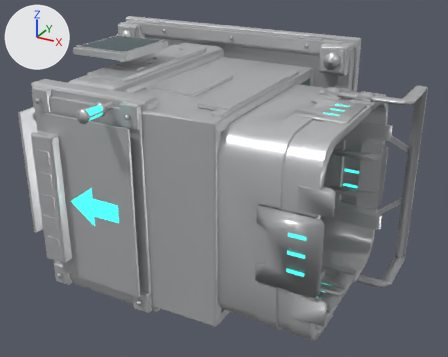
What one commit did to the OBJ model assets/models/lods/SM_TeleporterItemInput_LOD2.obj.
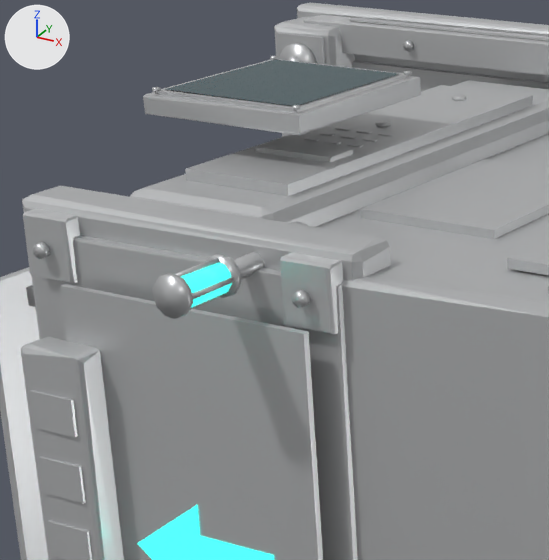
Each version appears first whole from a camera (50 mm lens) standing at (374.0, -730.0, 283.0) and looking at (57.0, -153.0, -5.0), and next in a close-up on the part from 5% to 47% of the width and 4% to 58% of the height. Arrows for +X, +Y and +Z are at upper left; the lights stay in place. The older version's two pictures come first. Where no turn or scale is listed for an object, it has been applied to the vertices.

In view in the first close-up: 'SM_TeleporterItemInput.001'.
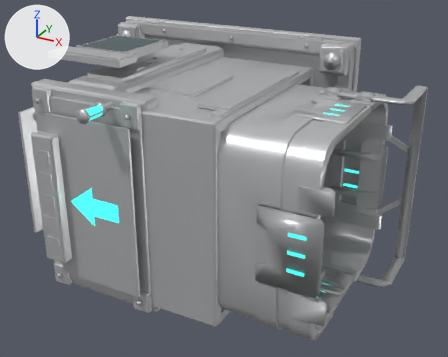
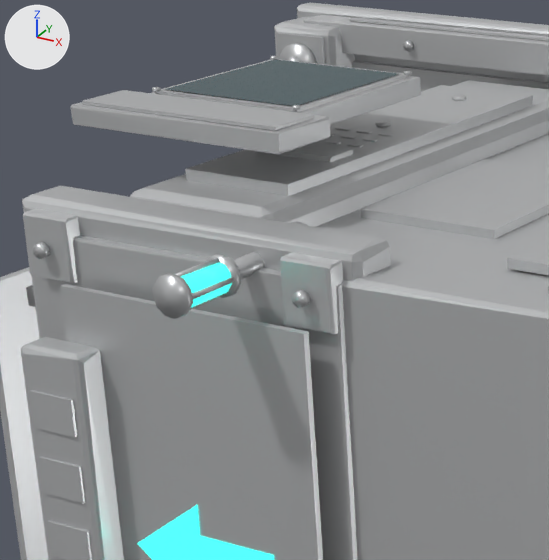
What the commit changed:
me_sm_teleporteriteminput_001 is used by ob_sm_teleporteriteminput_001; location (0.0, 0.0, 0.0).
me_sm_teleporteriteminput_001 had 3405 vertices, 5820 faces, 13 loose edges and spanned x -180.0..253.0, y -323.0..0.0, z -146.0..146.0.
me_sm_teleporteriteminput_001 now has 3435 vertices, 5872 faces, 13 loose edges and spans x -180.0..253.0, y -323.0..0.0, z -146.0..146.0.
me_sm_teleporteriteminput_001 part 1: a new loose piece, a box spanning x -98.4..-11.6, y -245.9..-224.1, z 143.7..144.9, in mat_factory (light grey #c8cacb).
Part 2, on me_sm_teleporteriteminput_001:
14 vertices are removed from x -82.0..116.0, y -305.0..-269.0, z -108.0..114.0.
84 faces are deleted.
35 vertices are added at x -102.0..115.0, y -305.0..-219.0, z -109.0..144.0.
122 new faces join them, mat_factory (light grey #c8cacb).
Other edits to the shape of me_sm_teleporteriteminput_001 do not show in these pictures.

What differs and where, as boxes [x1, y1, x2, y2] in the close-ups (549 x 560 px; the box of a moved part takes in the faces that stretch with it):
part 1 of me_sm_teleporteriteminput_001, added
    after: [82, 90, 314, 131]
part 2 of me_sm_teleporteriteminput_001, moved or reshaped
    before: [22, 257, 549, 560]
    after: [22, 102, 549, 560]
